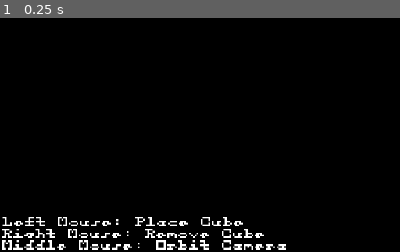
Above: before the commit, frame 1.
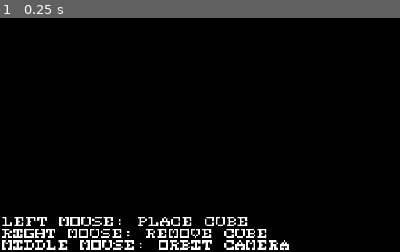
Above: after the commit, the same moment.

Repository: voxelv/blockbeat
Game: Godot game, scene res://main/main.tscn
The game is run twice, just before and just after one commit, with the same random seed, the same clock (stepped at 60 frames per second) and the same inputs.
Inputs:
- Up to frame 1 (0.25 s): no input
The pictures show only the part of the screen within x 0-50%, y 50-100%; the shares and areas given below are measured in that part.

The runs differ from the first frame. In frame 1, 3.8% of the frame differs, in the area x 3-73%, y 85-100%.

Commit message:
export again

Diff:
--- a/src/main/main.gd
+++ b/src/main/main.gd
@@ -22,9 +22,6 @@
 func _process(delta):
 	if Input.is_action_just_pressed("ui_accept"):
 		next_shape()
-	if Input.is_action_just_pressed("show_shape"):
-		print(player_camera.scale)
-		print(player_camera.zoom)
 
 func _on_player_shape_cubes_changed():
 	if shapes_lib.shapes_match(player_shape.cubes.keys(), goal_shape.cubes.keys()):
--- a/src/main/main.tscn
+++ b/src/main/main.tscn
@@ -161,6 +161,7 @@
 text = "Left Mouse: Place Cube
 Right Mouse: Remove Cube
 Middle Mouse: Orbit Camera"
+uppercase = true
 
 [node name="animation" type="AnimationPlayer" parent="."]
 anims/goal_cam_down = SubResource( 3 )
Not shown, changed: index.pck
